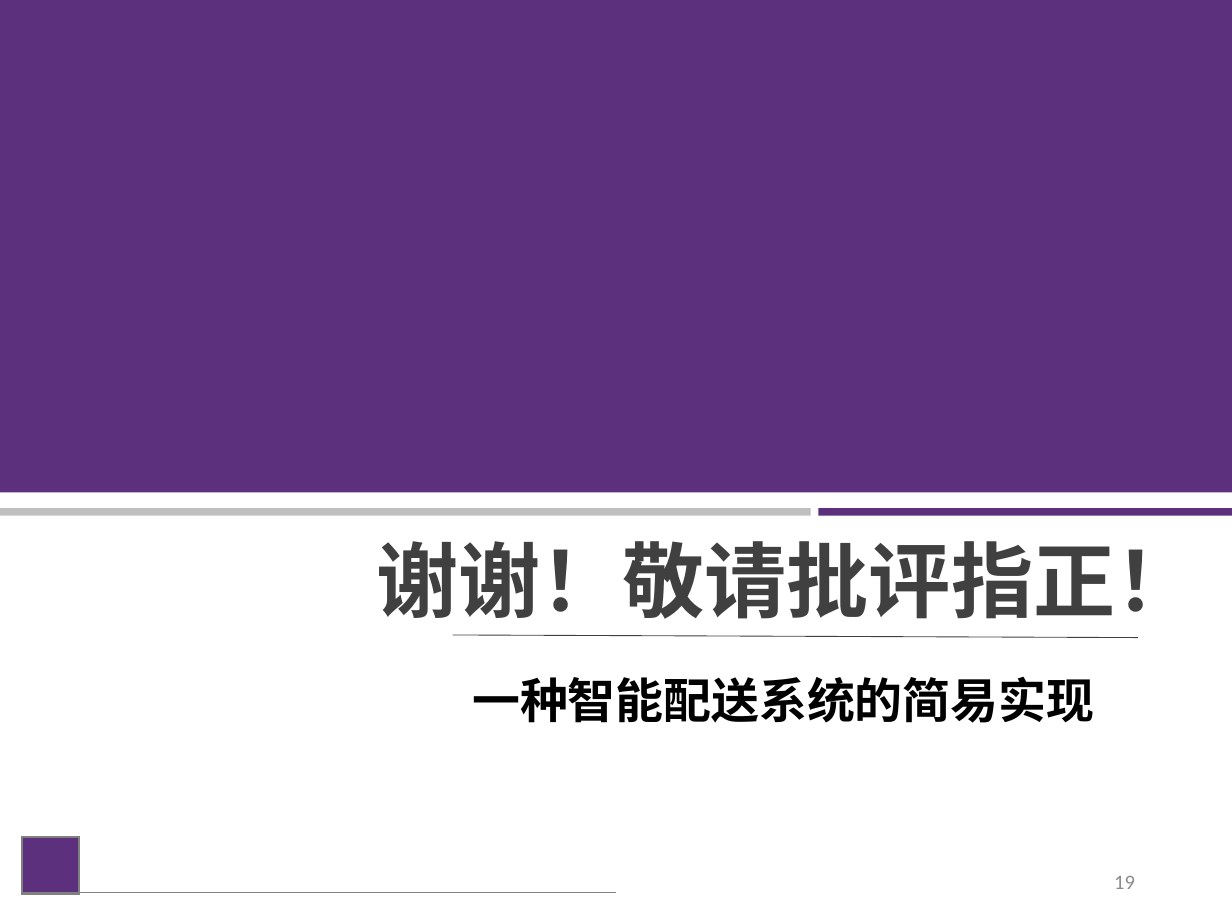
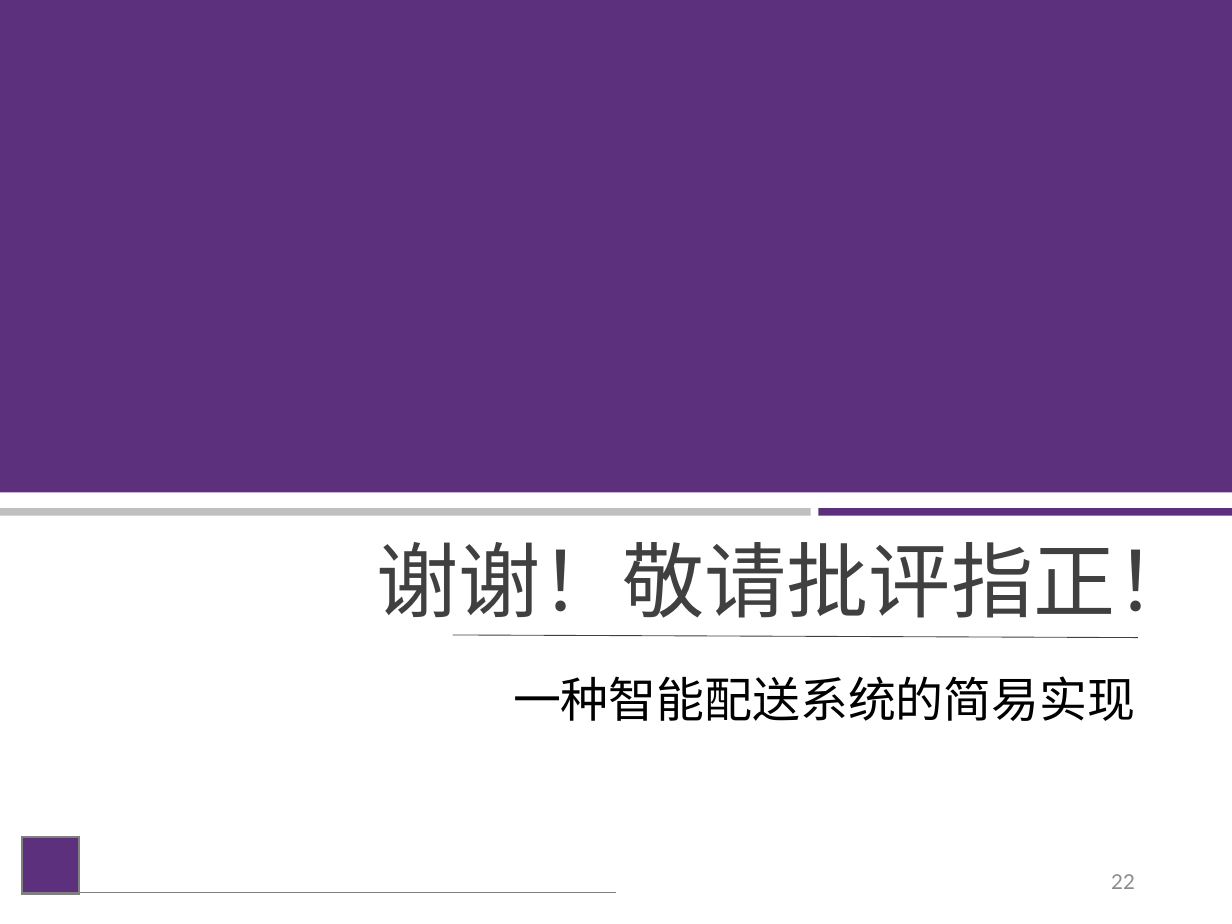
Before and after one commit to jameswhqi/summer-electronics, a slide deck: slide 22 of final_report/答辩_祁文浩_康梓峰.pptx (slide 19 before the commit). Drawn at 1232x924 pixels with LibreOffice and Linux fonts; fonts in the diff are those of the drawing. Boxes give left, top, right and bottom in pixels: in the first picture for what was removed or moved away, otherwise in the second. Text is boxed around its words. In the diff, an @@ line names an element or a change of style, - is before the commit and + after.

```diff
--- a/final_report/答辩_祁文浩_康梓峰.pptx
+++ b/final_report/答辩_祁文浩_康梓峰.pptx
@@ text "谢谢！敬请批评指正！" at (376, 542, 1197, 618): font Noto Sans CJK SC to Roboto, bold off @@
@@ text "一种智能配送系统的简易实现" at (513, 676, 1135, 721): font Noto Sans CJK SC to Roboto, bold off @@
@@ text "一种智能配送系统的简易实现": place and size @@
-text "一种智能配送系统的简易实现" at (472, 677, 1094, 723)
+text "一种智能配送系统的简易实现" at (513, 676, 1135, 721)
@@ page number at (1111, 874, 1135, 889): text changed; font Calibri to Lato @@
-19
+22
```
Also in this commit, not shown: 7 other slides changed, 14 slides added, 11 slides removed, 6 other files.
